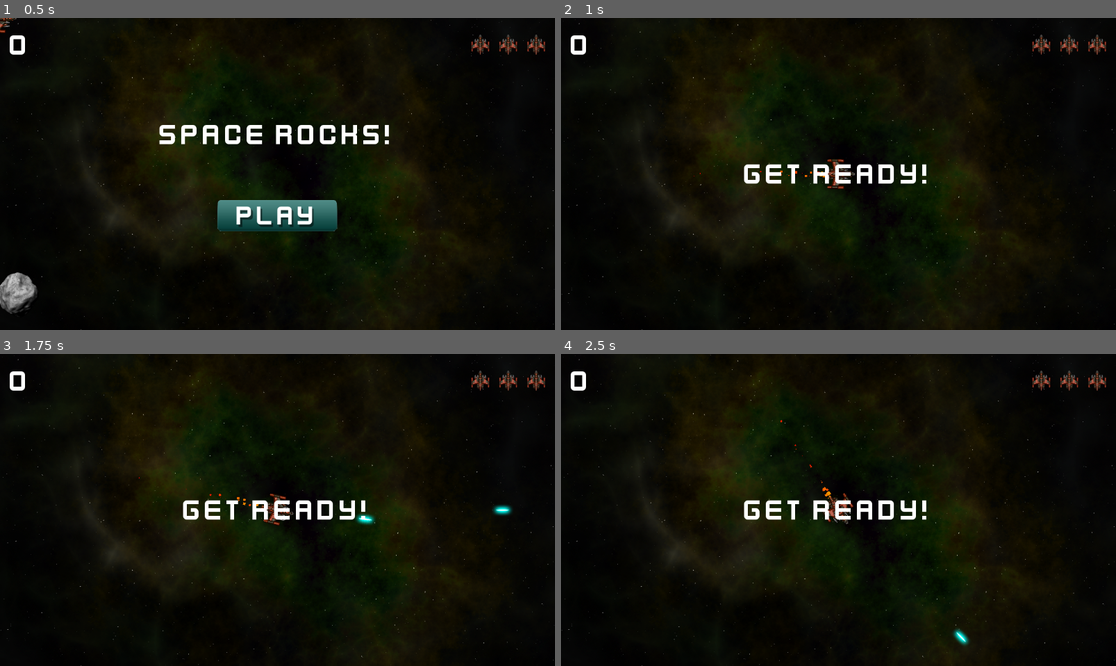
Above: before the commit, frames 1-4 (two rows, left to right).
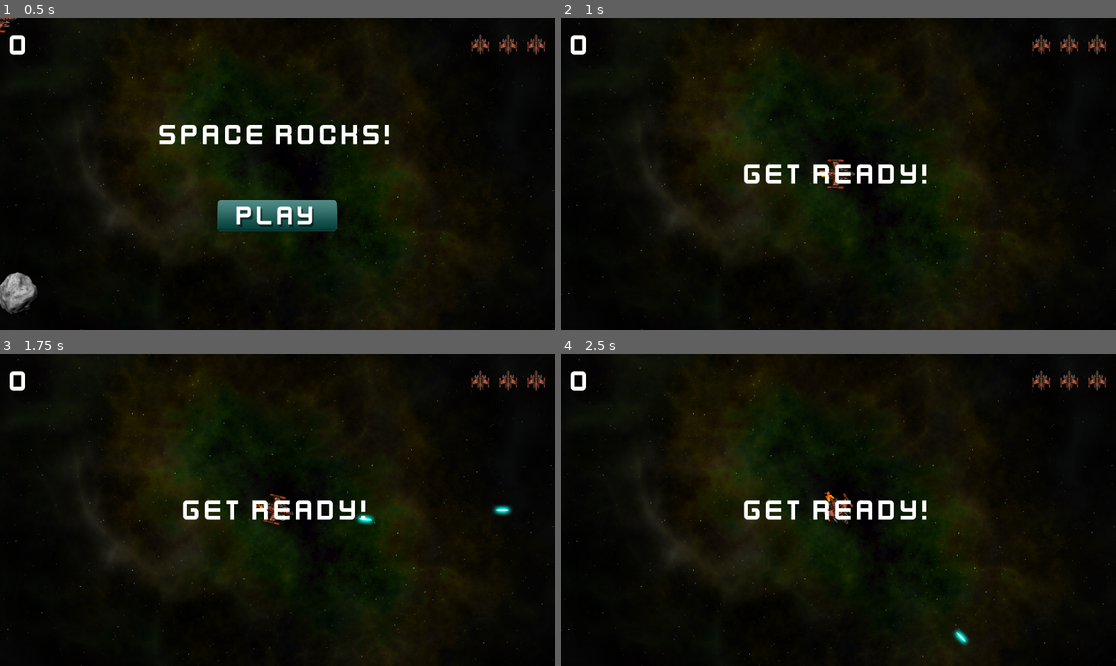
Above: after the commit, the same moments.

Repository: R2Road/book_godot4_game_development_projects
Game: Godot game, scene res://main.tscn
Same seed, same stepped clock (60 frames per second), same inputs: the game is played once before the commit and once after it.
Inputs (mouse positions are in pixels of both pictures, inside the frame that each line leads up to):
- Up to frame 1 (0.5 s): no input
- Up to frame 2 (1 s): click (838, 214) at 0.5 s
- Up to frame 3 (1.75 s): tap Enter at 1.25 s; hold D (rotate_right) from 1.28 s (still down); hold Space (shoot) from 1.28 s (still down)
- Up to frame 4 (2.5 s): release D (rotate_right) at 2.03 s; release Space (shoot) at 2.03 s; hold A (rotate_left) from 2.03 s (still down); tap Space (shoot) at 2.1 s

Frame 1 is identical in both runs. In frame 2, less than 0.1% of the frame differs, in the area x 23-48%, y 48-52%; in frame 3, less than 0.1%; in frame 4, less than 0.1%, in the area x 39-50%, y 21-48%.

Commit message:
update child node : player > cpuparticles2d - time > lifetime

Diff:
--- a/chapter_3_space_rock/player.tscn
+++ b/chapter_3_space_rock/player.tscn
@@ -50,6 +50,7 @@
 position = Vector2(-28, 0)
 rotation = 3.14159
 amount = 25
+lifetime = 0.1
 local_coords = true
 emission_shape = 3
 emission_rect_extents = Vector2(1, 5)
